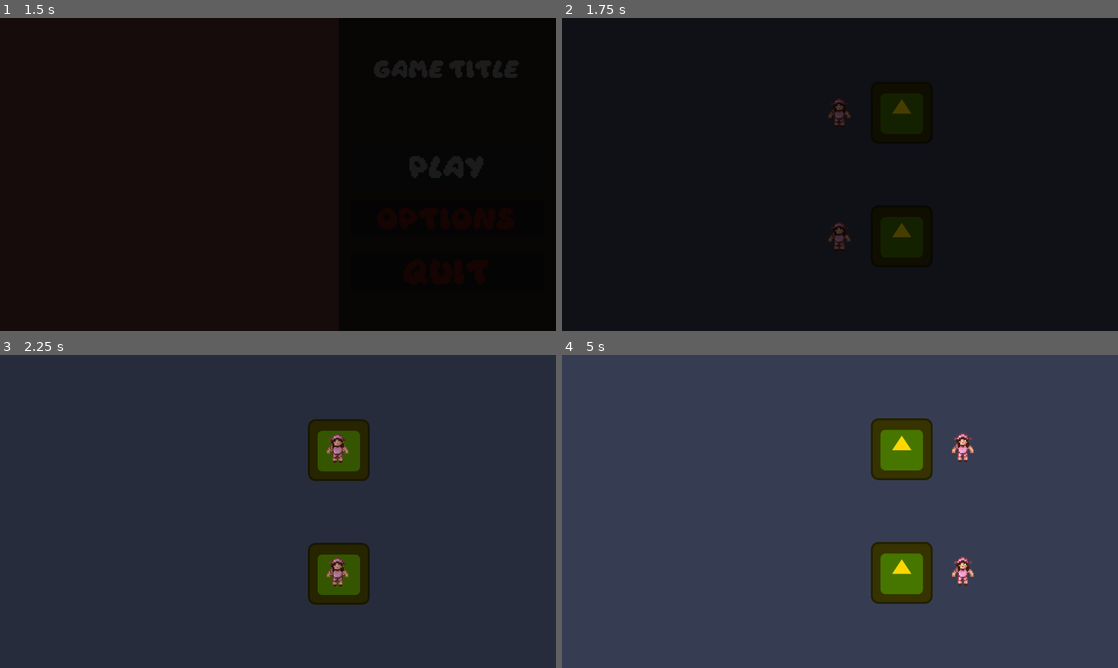
Above: before the commit, frames 1-4 (two rows, left to right).
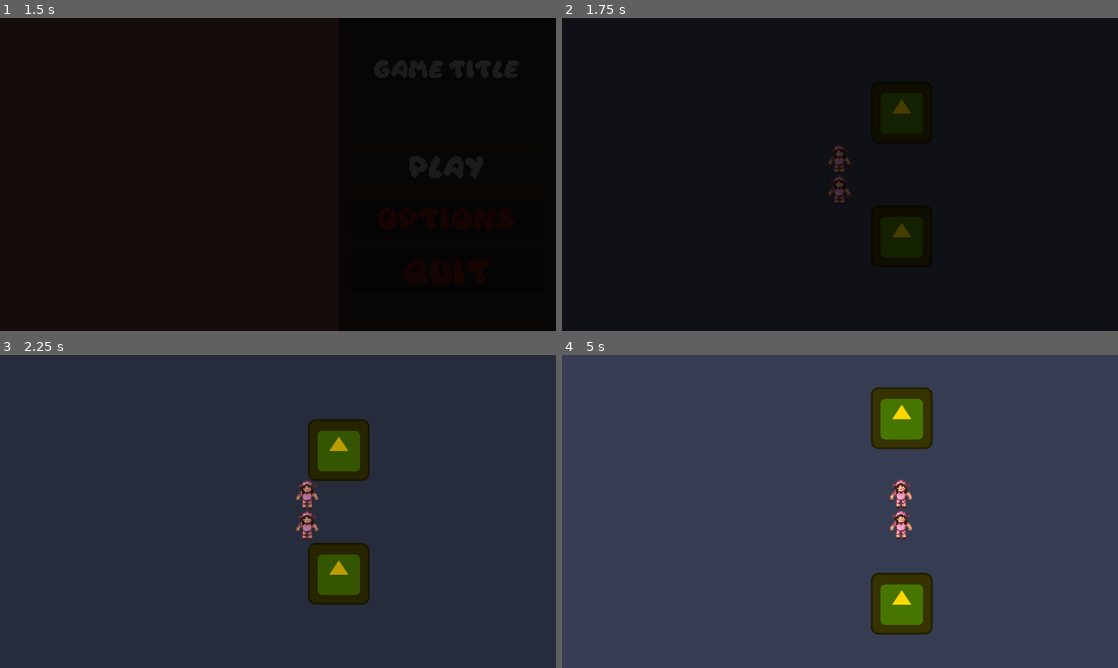
Above: after the commit, the same moments.

Repository: Vlad-935/Reflective-Trust
Game: Godot game, scene res://scenes/root.tscn
Two runs of this game, one before a commit and one after it. Both use one fixed random seed, a clock stepped at 60 frames per second and the inputs below. The engine's default icon, where the game draws it, is replaced by a stand-in: a white triangle on a blue panel in a dark square.
Inputs:
- Up to frame 1 (1.5 s): click "Play" at 0.5 s; click "Play" at 1.25 s
- Up to frame 2 (1.75 s): no input
- Up to frame 3 (2.25 s): tap Enter (ui_accept) at 2 s; hold D (move right) from 2.03 s (still down)
- Up to frame 4 (5 s): tap Enter (ui_accept) at 2.27, 3.02, 4.25, 4.52 s; release D (move right) at 2.78 s; hold S (move down) 2.78-3.53 s; hold D (move right) 3.53-4.28 s; hold W (move up) from 4.28 s (still down)

Frame 1 is identical in both runs. In frame 2, 0.5% of the frame differs, in the area x 47-52%, y 25-74%; in frame 3, 0.8%; in frame 4, 6.4%, in the area x 55-75%, y 10-90%.

Commit message:
Reduced Player movement to 32 pixels

Diff:
--- a/reflective-trust/scripts/player_movement.gd
+++ b/reflective-trust/scripts/player_movement.gd
@@ -1,9 +1,9 @@
 extends CharacterBody2D
 
-const INITIAL_POSITION = Vector2(0,64)
+const INITIAL_POSITION = Vector2(0,16)
 
-const STEP = 64
-const MOVE_DURATION = 0.3
+const STEP = 32
+const MOVE_DURATION = 0.2
 
 var last_position: Vector2 = Vector2.ZERO
 
